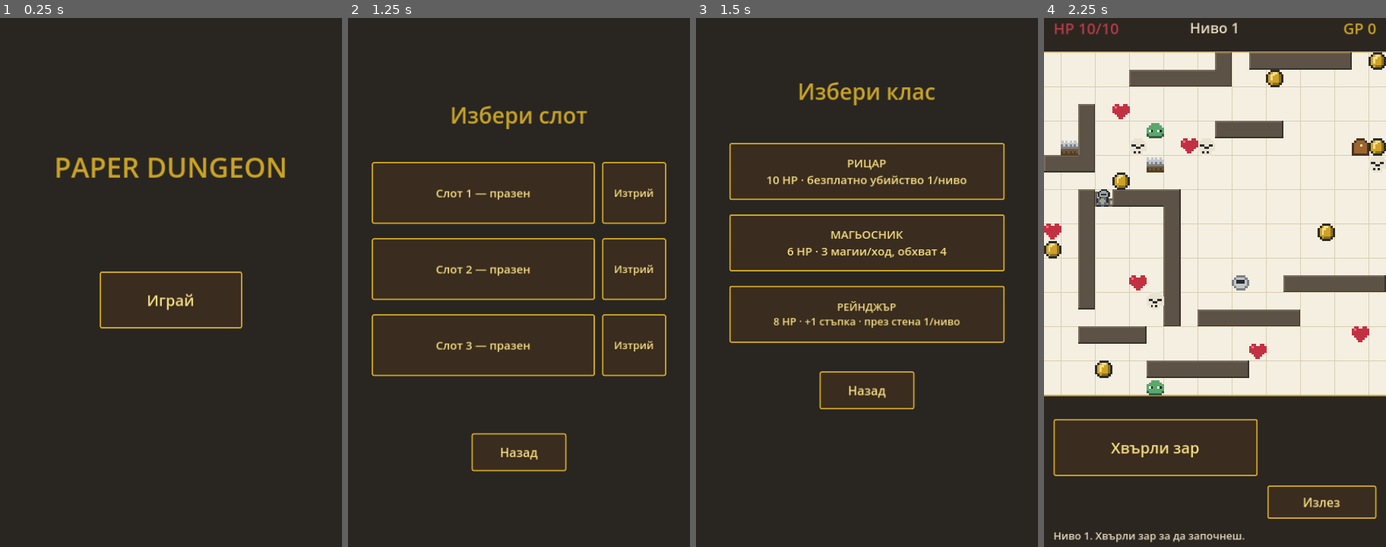
Above: before the commit, frames 1-4 (left to right).
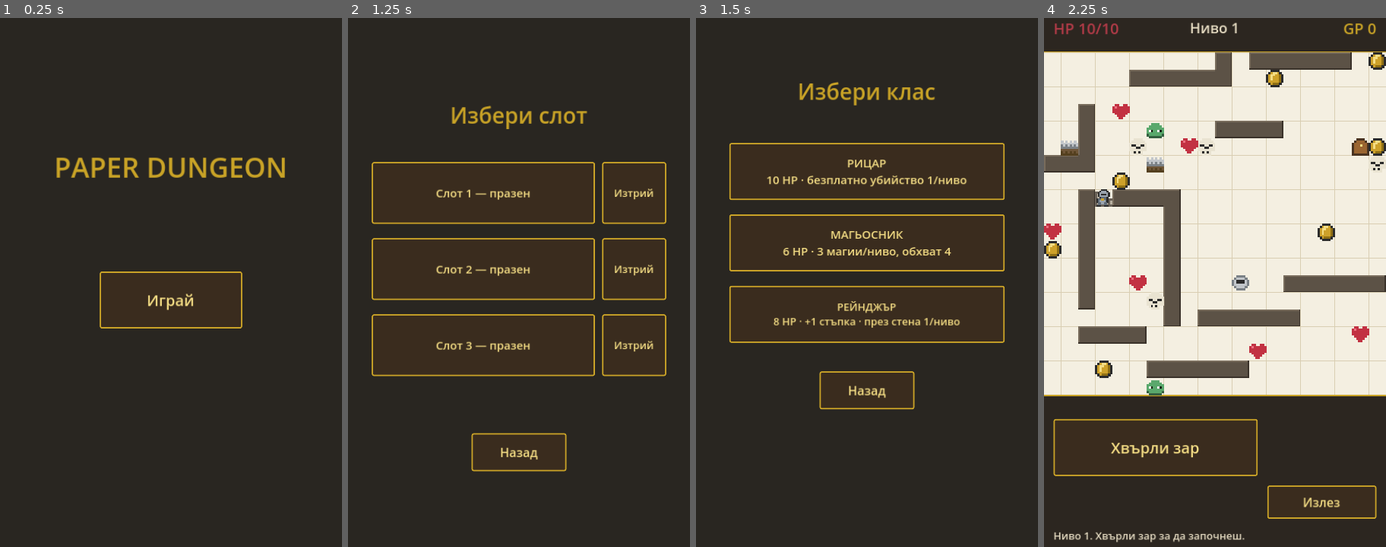
Above: after the commit, the same moments.

Repository: ViliyanSG/paper-dungeon
Game: Godot game, scene res://Main.tscn
Two runs of this game, one before a commit and one after it. Both use one fixed random seed, a clock stepped at 60 frames per second and the inputs below.
Inputs:
- Up to frame 1 (0.25 s): no input
- Up to frame 2 (1.25 s): click "Играй" at 0.5 s
- Up to frame 3 (1.5 s): click "Слот 1 — празен" at 1.25 s
- Up to frame 4 (2.25 s): click "РИЦАР 10 HP · безплатно убийс…" at 2 s

Frames 1-2 are identical in both runs. In frame 3, 0.4% of the frame differs, in the area x 25-75%, y 43-46%; in frame 4, nothing differs.

Commit message:
Mage casts are per-level (3), not per-roll; persist remaining casts in save
Co-Authored-By: Claude Opus 4.8 <noreply@anthropic.com>

Diff:
--- a/main.gd
+++ b/main.gd
@@ -222,7 +222,7 @@
 	var kb := _make_button(class_ui, "РИЦАР\n10 HP · безплатно убийство 1/ниво", Vector2(70, 290), Vector2(580, 120))
 	kb.add_theme_font_size_override("font_size", 24)
 	kb.pressed.connect(_choose_class.bind("knight"))
-	var mb := _make_button(class_ui, "МАГЬОСНИК\n6 HP · 3 магии/ход, обхват 4", Vector2(70, 440), Vector2(580, 120))
+	var mb := _make_button(class_ui, "МАГЬОСНИК\n6 HP · 3 магии/ниво, обхват 4", Vector2(70, 440), Vector2(580, 120))
 	mb.add_theme_font_size_override("font_size", 24)
 	mb.pressed.connect(_choose_class.bind("mage"))
 	var rb := _make_button(class_ui, "РЕЙНДЖЪР\n8 HP · +1 стъпка · през стена 1/ниво", Vector2(70, 590), Vector2(580, 120))
@@ -475,6 +475,7 @@
 		"class": hero_class,
 		"shield": knight_shield,
 		"wallpass": wall_pass_available,
+		"casts": mage_casts,
 		"gold": player.gold, "hp": player.hp, "max_hp": player.max_hp,
 		"entrance": [entrance_cell.x, entrance_cell.y],
 		"exit": [exit_cell.x, exit_cell.y],
@@ -526,7 +527,7 @@
 	knight_shield = bool(data.get("shield", hero_class == "knight"))
 	wall_pass_available = bool(data.get("wallpass", hero_class == "ranger"))
 	wall_pass_armed = false
-	mage_casts = 3
+	mage_casts = int(data.get("casts", 3))
 	casting = false
 	log_lines = []
 
@@ -776,7 +777,6 @@
 	current_n = 1 + randi() % 6
 	diagonal = (current_n % 2) == 1
 	spinning = false
-	mage_casts = 3          # fresh casts for the new turn
 	_compute_options()
 
 	var mode_txt := "диагонал" if diagonal else "право"
